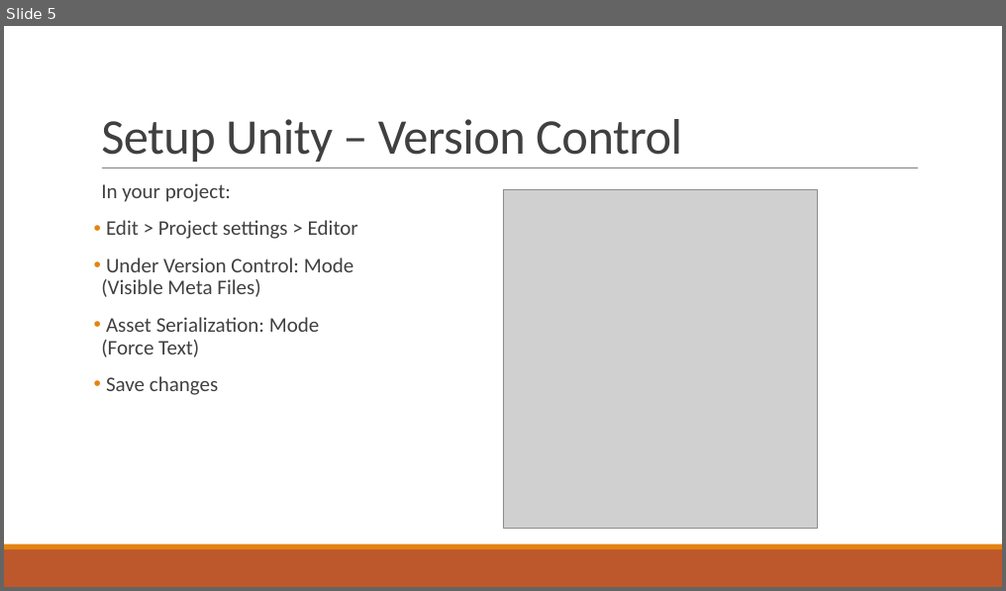
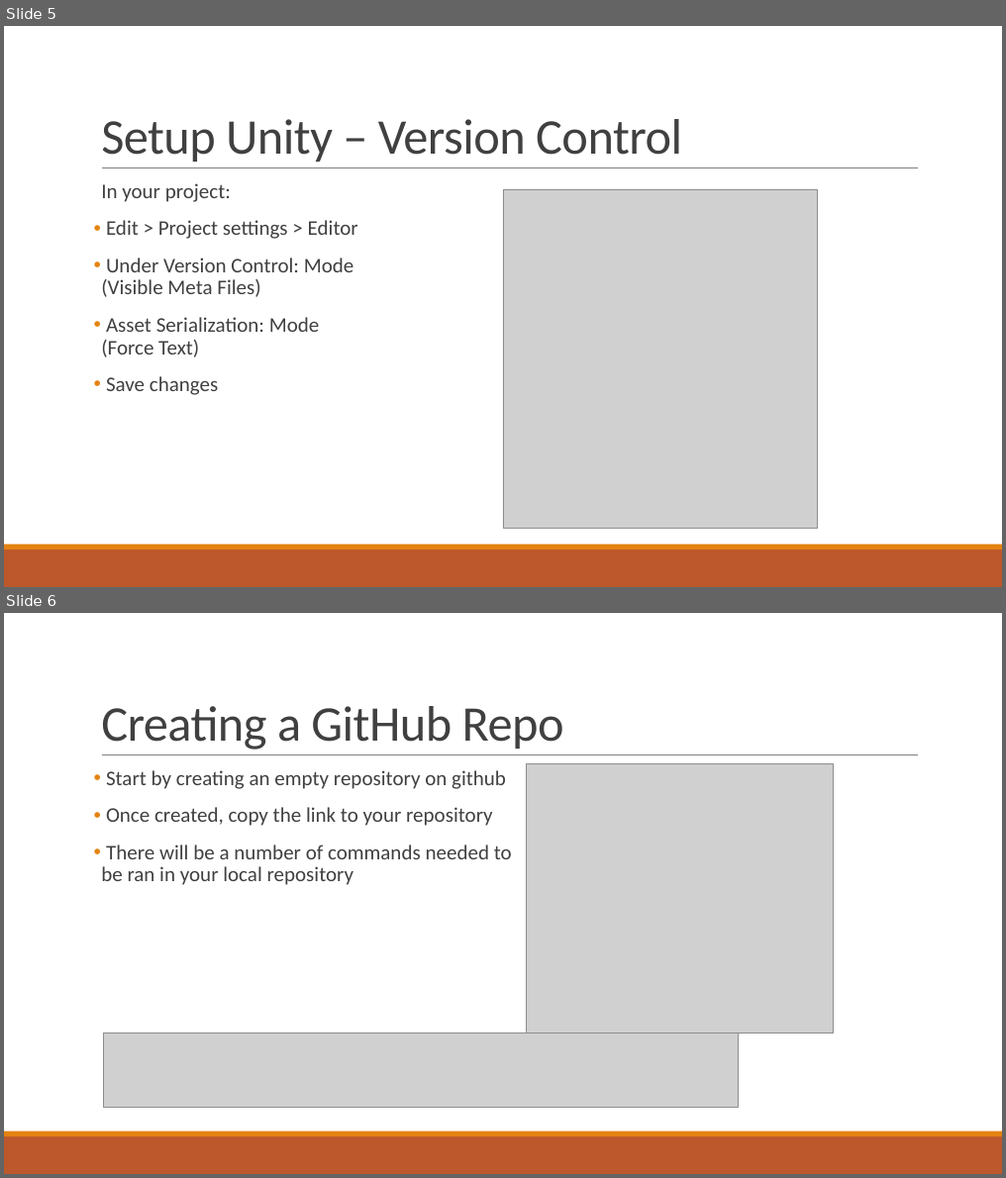
Before and after one commit to ddiLab/VR-Tutorial, a slide deck: Intro to VR 1 - Using Github.pptx. Shown one above the other, each under a label of ours: slide 5 before the commit, slides 5 and 6 after it. The pictures are 1006x591 and 1006x1178 pixels, drawn with LibreOffice and Linux fonts; fonts in the diff are those of the drawing; grey boxes stand for pictures. Boxes give left, top, right and bottom in pixels: in the first picture for what was removed or moved away, otherwise in the second. Text is boxed around its words. In the diff, an @@ line names an element or a change of style, - is before the commit and + after.

```diff
--- a/Intro to VR 1 - Using Github.pptx
+++ b/Intro to VR 1 - Using Github.pptx
@@ slide 6 added at [4,613,1002,1174], background #FFFFFF; not listed: 3 template elements that a slide beside it also shows @@
@@ title added at [101,706,564,750], 48 pt, text #404040 @@
+Creating a GitHub Repo
@@ text added at [101,770,512,885], 20 pt, text #404040 @@
+• Start by creating an empty repository on github
+• Once created, copy the link to your repository
+• There will be a number of commands needed to be ran in your local repository
@@ picture added at [526,764,834,1033] @@
@@ picture added at [104,1033,739,1107] @@
```
Also in this commit, not shown: 1 slide changed, 1 other slide added, 7 other files.
